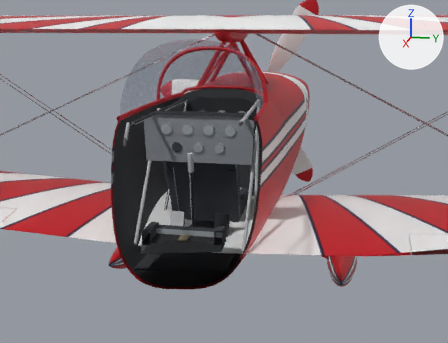
The glTF model unity/Assets/_Project/Resources/Models/pitts-s2b-like/pitts-s2b-like-own-factory-unmarked.glb, before and after one commit.
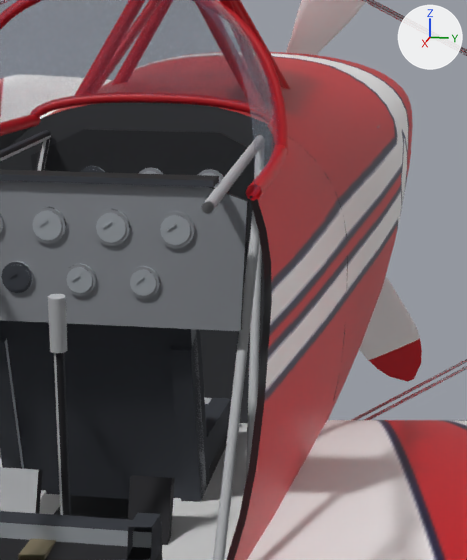
Each version is shown from a 50 mm lens placed at (4.077, 0.799, 0.654), pointed at (0.877, 0.158, -0.146), then close up on the part from 38% to 73% of the width and 16% to 70% of the height. The lights are fixed; the arrows at upper right show +X, +Y and +Z. The last two pictures show the newer version. Everything nearer to the camera than a plane just in front of the edit is cut away.

Names of what the first close-up shows: 'Canopy_Frame', 'Canopy_Glass', 'Cockpit', 'Fuselage_Painted', 'Prop', 'Strut_Cabane', 'Wing_Lower', 'Wire_Bracing'.
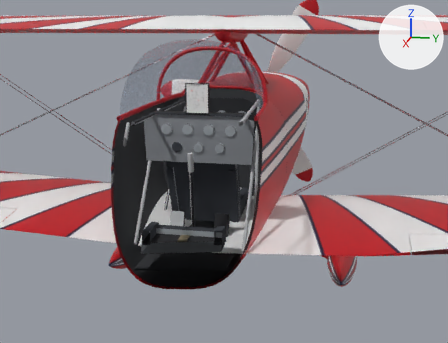
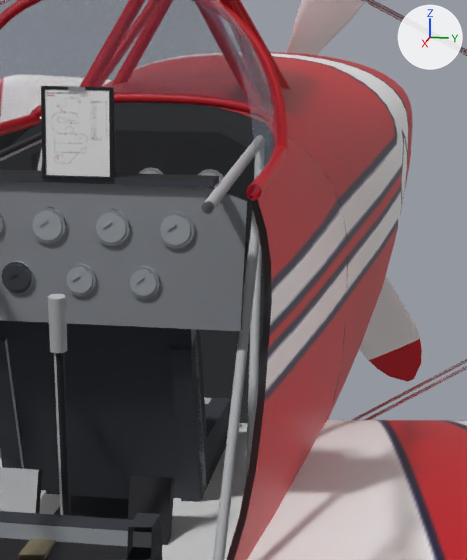
Not visible in the close-ups: 'SequenceCard_Stock'.

Boxes [x1, y1, x2, y2] around the edits, measured in the close-ups (467 x 560 px):
'SequenceCard_Face', added: after [45, 90, 110, 177]
'SequenceCard_Holder', added (black): after [41, 86, 114, 181]
'SequenceCard_Clip', added: after [68, 87, 85, 91]

What changed in the scene script:
```text
Add img_sequence_card_sportsman_known_2026:
    img_sequence_card_sportsman_known_2026 = load_image('sequence-card-sportsman-known-2026', '_unpacked/sequence-card-sportsman-known-2026', 1275, 1650, 'sRGB')
Add mat_sequencecard_face:
    mat_sequencecard_face = principled_material('SequenceCard_Face')
    mat_sequencecard_face.texture = img_sequence_card_sportsman_known_2026
    mat_sequencecard_face.roughness = 0.9
Add mat_sequencecard_stock:
    mat_sequencecard_stock = principled_material('SequenceCard_Stock')
    mat_sequencecard_stock.base_color = (0.92, 0.92, 0.87)  # white #f6f6f0
    mat_sequencecard_stock.roughness = 0.9
Add mat_sequencecard_clip:
    mat_sequencecard_clip = principled_material('SequenceCard_Clip')
    mat_sequencecard_clip.base_color = (0.38, 0.4, 0.43)  # grey #a6aaaf
    mat_sequencecard_clip.metallic = 0.3
    mat_sequencecard_clip.roughness = 0.7
Add mat_sequencecard_frame:
    mat_sequencecard_frame = principled_material('SequenceCard_Frame')
    mat_sequencecard_frame.base_color = (0.012, 0.013, 0.016)  # black #1d1e22
    mat_sequencecard_frame.roughness = 0.9
Add me_sequencecard_face:
    me_sequencecard_face.from_pydata(...)  # 4 vertices, 2 faces; spans x 0.82, y -0.06..0.06, z 0.159..0.314
    me_sequencecard_face.materials.append(mat_sequencecard_face)  # picture img_sequence_card_sportsman_known_2026
Add me_sequencecard_stock:
    me_sequencecard_stock.from_pydata(...)  # a box spanning x 0.816..0.819, y -0.06..0.06, z 0.159..0.314
    me_sequencecard_stock.materials.append(mat_sequencecard_stock)  # white #f6f6f0
Add me_sequencecard_clip:
    me_sequencecard_clip.from_pydata(...)  # a box spanning x 0.8195..0.8235, y -0.015..0.015, z 0.314..0.32
    me_sequencecard_clip.materials.append(mat_sequencecard_clip)  # grey #a6aaaf
Add me_sequencecard_holder:
    me_sequencecard_holder.from_pydata(...)  # 38 vertices, 60 faces; spans x 0.804..0.824, y -0.066..0.066, z 0.146..0.32
    me_sequencecard_holder.materials.append(mat_sequencecard_frame)  # black #1d1e22
Add ob_sequencecard_face:
    ob_sequencecard_face = bpy.data.objects.new('SequenceCard_Face', me_sequencecard_face)
    ob_sequencecard_face.location = (0.0, 0.0, 0.0)
Add ob_sequencecard_stock:
    ob_sequencecard_stock = bpy.data.objects.new('SequenceCard_Stock', me_sequencecard_stock)
    ob_sequencecard_stock.location = (0.0, 0.0, 0.0)
Add ob_sequencecard_clip:
    ob_sequencecard_clip = bpy.data.objects.new('SequenceCard_Clip', me_sequencecard_clip)
    ob_sequencecard_clip.location = (0.0, 0.0, 0.0)
Add ob_sequencecard_holder:
    ob_sequencecard_holder = bpy.data.objects.new('SequenceCard_Holder', me_sequencecard_holder)
    ob_sequencecard_holder.location = (0.0, 0.0, 0.0)
```
